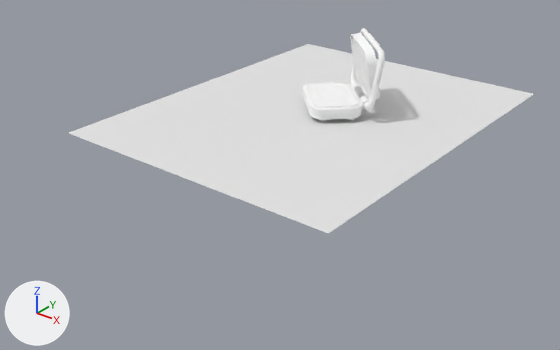
Before and after pictures for a commit that changed the FBX model Assets/3D/env/SANDWICH/Toaster/Toaster.fbx.
Rendered twice from a camera (50 mm lens) standing at (3.27, -2.77, 2.55) and looking at (0.56, 0.61, 0.45). The lights are fixed; the arrows at lower left show +X, +Y and +Z. Where no turn or scale is listed for an object, it has been applied to the vertices. Vertices at the same position are counted once.

Before the edit, the objects in view are built like this:
```python
ob_black = bpy.data.objects.new('Black', me_untitled_005)
ob_black.location = (0.0, 0.0, 0.0)
ob_black1 = bpy.data.objects.new('Black1', me_untitled_009)
ob_black1.location = (0.0, 0.0, 0.0)
ob_hotplate = bpy.data.objects.new('Hotplate', me_untitled_002)
ob_hotplate.location = (0.0, 0.0, 0.0)
ob_hotplate1 = bpy.data.objects.new('Hotplate1', me_untitled_006)
ob_hotplate1.location = (0.0, 0.0, 0.0)
ob_metal = bpy.data.objects.new('Metal', me_untitled_008)
ob_metal.location = (0.0, 0.0, 0.0)
ob_metal2 = bpy.data.objects.new('Metal2', me_untitled_010)
ob_metal2.location = (0.0, 0.0, 0.0)
ob_metal3 = bpy.data.objects.new('Metal3', me_untitled_004)
ob_metal3.location = (0.0, 0.0, 0.0)
ob_plane = bpy.data.objects.new('Plane', me_plane)
ob_plane.location = (0.743, 0.717, 0.875)
ob_plane.scale = (0.887, 1.12, 1.0)
```
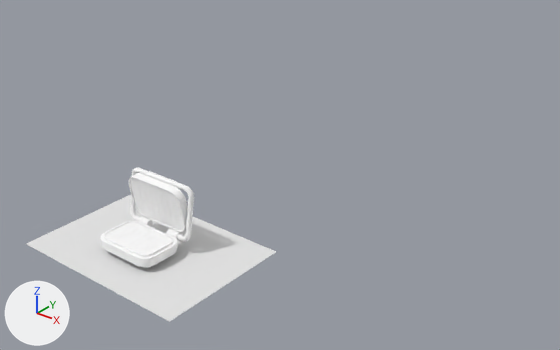
What differs and where, as boxes [x1, y1, x2, y2] in the pictures (560 x 350 px):
'Plane', moved, rescaled (46% narrower, 32% shorter): before [69, 44, 534, 233]; after [26, 194, 276, 322]
'Hotplate', mesh turned: before [303, 82, 362, 110]; after [100, 221, 177, 259]
'Hotplate1', mesh turned: before [350, 34, 371, 100]; after [129, 177, 185, 232]
'Metal3', mesh turned: before [350, 28, 385, 111]; after [130, 168, 194, 242]
'Metal', mesh turned: before [353, 33, 380, 99]; after [132, 173, 188, 230]
'Metal2', mesh turned: before [303, 90, 362, 115]; after [101, 240, 177, 263]
'Black1', mesh turned: before [351, 32, 380, 109]; after [138, 171, 182, 241]
'Black', mesh turned: before [303, 95, 361, 120]; after [102, 245, 177, 267]

Patch to the scene script:
```diff
--- a/Assets/3D/env/SANDWICH/Toaster/Toaster.fbx.py
+++ b/Assets/3D/env/SANDWICH/Toaster/Toaster.fbx.py
@@ me_untitled_006 @@
 me_untitled_006.from_pydata(...)  # 442 vertices, 469 faces; spans x 0.735..1.082, y 0.758..1.1, z 0.984..1.289
 # used by ob_hotplate1; location = (0.0, 0.0, 0.0)
+# me_untitled_006 part 6: the whole mesh is turned 45.1 degrees about the z axis through its middle, then moved by (-0.908, -0.848, -0.861)
 me_untitled_006.materials.append(mat_lambert29)
@@ me_untitled_004 @@
 me_untitled_004.from_pydata(...)  # 312 vertices, 264 faces; spans x 0.725..1.145, y 0.748..1.167, z 0.933..1.305
 # used by ob_metal3; location = (0.0, 0.0, 0.0)
+# me_untitled_004 part 3: the whole mesh is turned 45.1 degrees about the z axis through its middle, then moved by (-0.937, -0.837, -0.861)
 me_untitled_004.materials.append(mat_lambert29)
@@ me_untitled_005 @@
 me_untitled_005.from_pydata(...)  # 32 vertices, 17 faces; spans x 0.563..1.02, y 0.582..1.039, z 0.902..0.933
 # used by ob_black; location = (0.0, 0.0, 0.0)
+# me_untitled_005 part 4: the whole mesh is turned 45.1 degrees about the z axis through its middle, then moved by (-0.79, -0.896, -0.861)
 me_untitled_005.materials.append(mat_lambert29)
@@ me_untitled_009 @@
 me_untitled_009.from_pydata(...)  # 146 vertices, 132 faces; spans x 0.773..1.055, y 0.795..1.075, z 0.933..1.308
 # used by ob_black1; location = (0.0, 0.0, 0.0)
+# me_untitled_009 part 2: the whole mesh is turned 45.1 degrees about the z axis through its middle, then moved by (-0.915, -0.845, -0.861)
 me_untitled_009.materials.append(mat_lambert29)
@@ me_untitled_002 @@
 me_untitled_002.from_pydata(...)  # 474 vertices, 501 faces; spans x 0.557..1.026, y 0.576..1.046, z 0.965..0.975
 # used by ob_hotplate; location = (0.0, 0.0, 0.0)
+# me_untitled_002 part 7: the whole mesh is turned 45.1 degrees about the z axis through its middle, then moved by (-0.79, -0.896, -0.861)
 me_untitled_002.materials.append(mat_lambert29)
@@ me_untitled_008 @@
 me_untitled_008.from_pydata(...)  # 32 vertices, 17 faces; spans x 0.739..1.115, y 0.762..1.134, z 0.985..1.297
 # used by ob_metal; location = (0.0, 0.0, 0.0)
+# me_untitled_008 part 1: the whole mesh is turned 45.1 degrees about the z axis through its middle, then moved by (-0.928, -0.84, -0.861)
 me_untitled_008.materials.append(mat_lambert29)
@@ me_untitled_010 @@
 me_untitled_010.from_pydata(...)  # 32 vertices, 17 faces; spans x 0.557..1.026, y 0.576..1.046, z 0.932..0.965
 # used by ob_metal2; location = (0.0, 0.0, 0.0)
+# me_untitled_010 part 5: the whole mesh is turned 45.1 degrees about the z axis through its middle, then moved by (-0.79, -0.896, -0.861)
 me_untitled_010.materials.append(mat_lambert29)
@@ ob_plane @@
 ob_plane = bpy.data.objects.new('Plane', me_plane)
-ob_plane.location = (0.743, 0.717, 0.875)
-ob_plane.scale = (0.887, 1.12, 1.0)
+ob_plane.location = (0.0, 0.0, 0.0)
+ob_plane.scale = (0.653, 0.462, 1.0)
```
